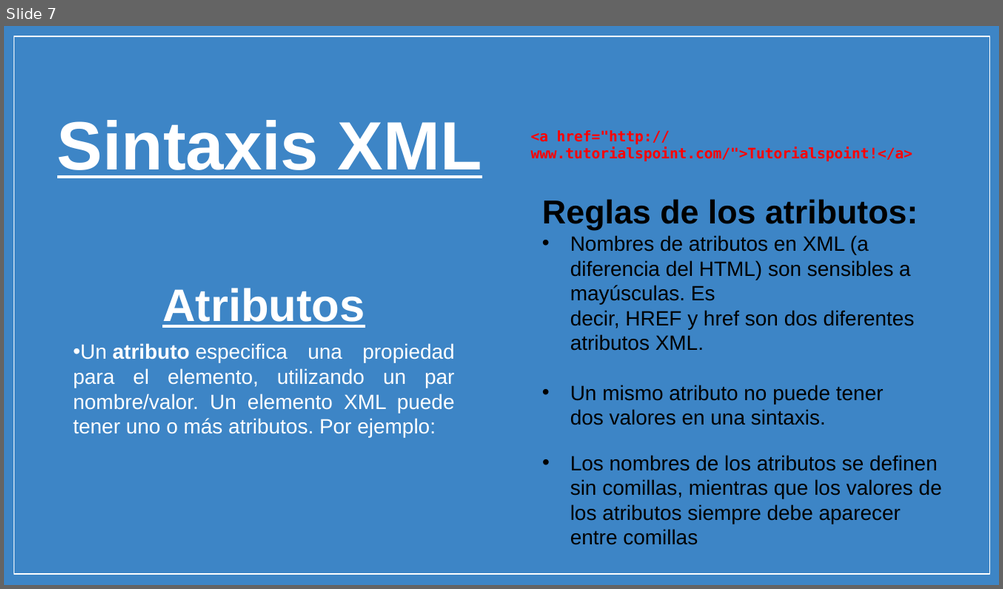
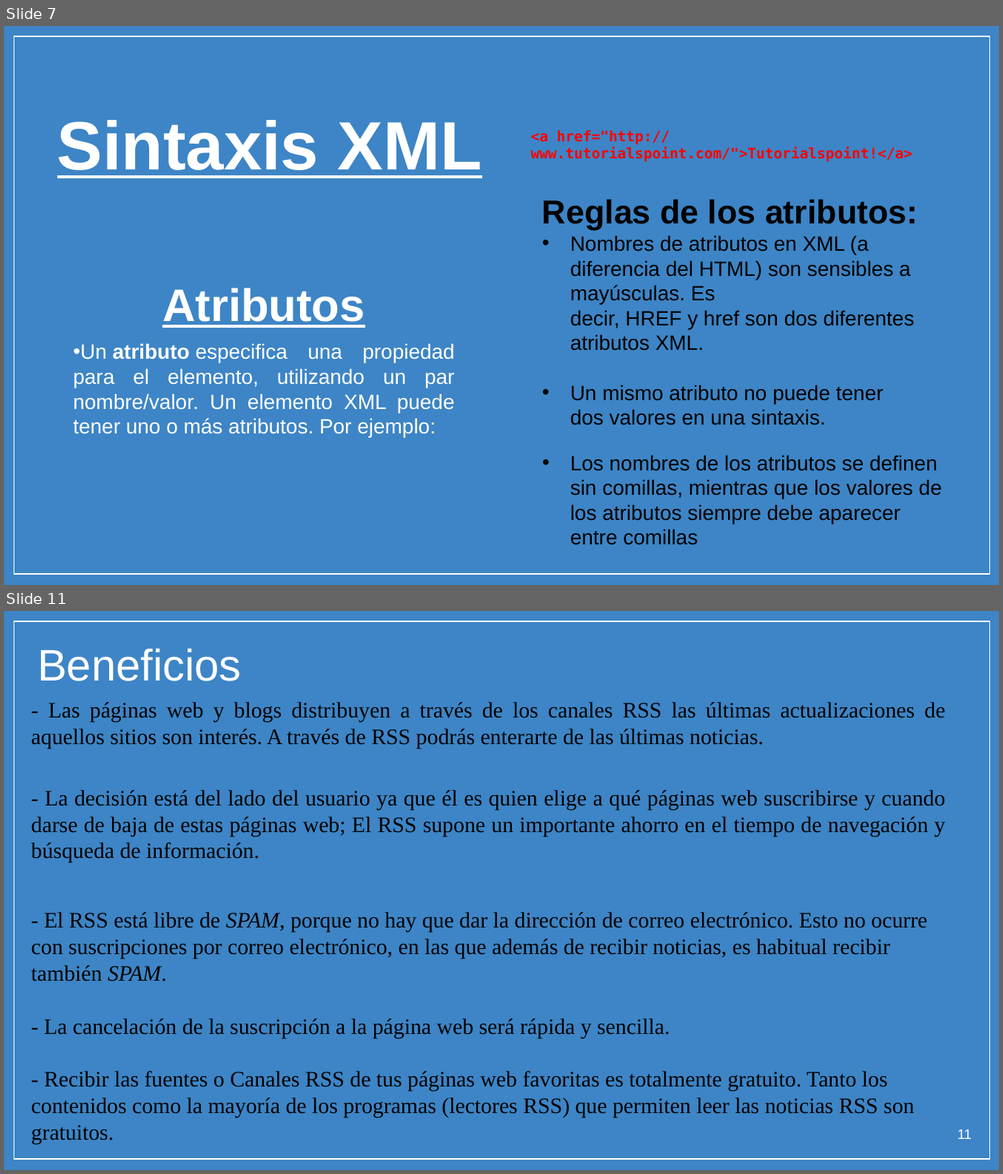
Before and after one commit to micarsan/DAW1-CSS_Avanzado, a slide deck: xml/PARTE 1 - STORY 01 Y 02 - XML.pptx. Shown one above the other, each under a label of ours: slide 7 before the commit, slides 7 and 11 after it; the slides between them are not shown. The pictures are 1003x589 and 1003x1174 pixels, drawn with LibreOffice and Linux fonts; fonts in the diff are those of the drawing; background and template pictures are left out. Boxes give left, top, right and bottom in pixels: in the first picture for what was removed or moved away, otherwise in the second. Text is boxed around its words. In the diff, an @@ line names an element or a change of style, - is before the commit and + after.

```diff
--- a/xml/PARTE 1 - STORY 01 Y 02 - XML.pptx
+++ b/xml/PARTE 1 - STORY 01 Y 02 - XML.pptx
@@ slide 11 added at (x1=4, y1=611, x2=999, y2=1170), background picture (left out); not listed: 1 template element that a slide beside it also shows @@
@@ title added at (x1=37, y1=648, x2=241, y2=681), 32 pt, text #FFFFFF @@
+Beneficios
@@ text added at (x1=31, y1=702, x2=945, y2=1145), 16 pt, text #000000 @@
+▪ - Las páginas web y blogs distribuyen a través de los canales RSS las últimas actualizaciones de aquellos sitios son interés. A través de RSS podrás enterarte de las últimas noticias.
+▪ - La decisión está del lado del usuario ya que él es quien elige a qué páginas web suscribirse y cuando darse de baja de estas páginas web; El RSS supone un importante ahorro en el tiempo de navegación y búsqueda de información.
+▪ - El RSS está libre de SPAM, porque no hay que dar la dirección de correo electrónico. Esto no ocurre con suscripciones por correo electrónico, en las que además de recibir noticias, es habitual recibir también SPAM.
+  - La cancelación de la suscripción a la página web será rápida y sencilla.
+  - Recibir las fuentes o Canales RSS de tus páginas web favoritas es totalmente gratuito. Tanto los contenidos como la mayoría de los programas (lectores RSS) que permiten leer las noticias RSS son gratuitos.
@@ page number added at (x1=957, y1=1130, x2=971, y2=1139), 10 pt, text #FFFFFF @@
+11
```
Also in this commit, not shown: 1 slide changed, 5 other slides added.
